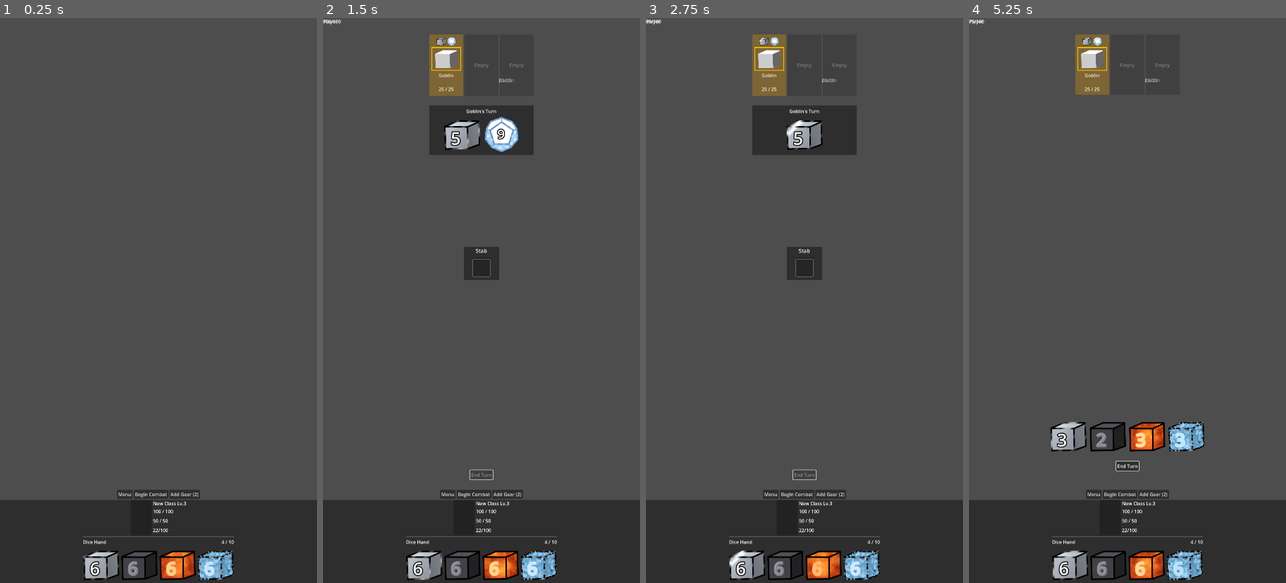
Above: before the commit, frames 1-4 (left to right).
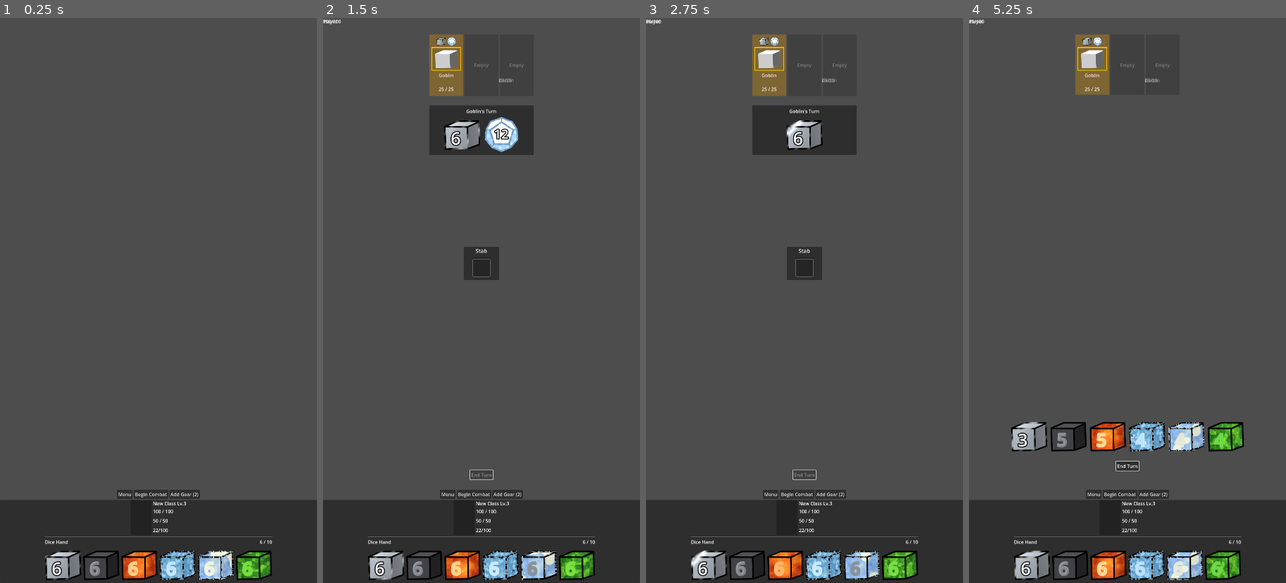
Above: after the commit, the same moments.

Repository: smugmonster66-design/godot-dice-rpg
Game: Godot game, scene res://scenes/game/map_scene.tscn
Two runs of this game, one before a commit and one after it. Both use one fixed random seed, a clock stepped at 60 frames per second and the inputs below.
Inputs (mouse positions are in pixels of both pictures, inside the frame that each line leads up to):
- Up to frame 1 (0.25 s): no input
- Up to frame 2 (1.5 s): click "Begin Combat" at 0.5 s; click "End Turn" at 1.25 s
- Up to frame 3 (2.75 s): tap Enter at 2 s; drag from (769, 63) to (836, 176) at 2.02 s
- Up to frame 4 (5.25 s): drag from (1127, 63) to (1111, 413) at 2.77 s; click "End Turn" at 3.5 s; move the mouse to (1162, 63) at 4.27 s; click (1162, 63) at 4.42 s; drag from (1127, 260) to (1032, 215) at 5.02 s

The runs differ from the first frame. In frame 1, 2.9% of the frame differs, in the area x 14-86%, y 91-100%; in frame 2, 3.1%; in frame 3, 3.0%; in frame 4, 5.8%, in the area x 0-87%, y 0-100%.

Commit message:
update just before reorganizing game layers

Diff:
--- /dev/null
+++ b/resources/dice/base elemental dice/d6_poison.tres
@@ -0,0 +1,15 @@
+[gd_resource type="Resource" script_class="DieResource" load_steps=6 format=3 uid="uid://cfl45vqle17ud"]
+
+[ext_resource type="Resource" path="res://resources/affixes/elements/poison_element.tres" id="1_2xkib"]
+[ext_resource type="Texture2D" uid="uid://dr42i14gm0fjv" path="res://assets/dice/d6-basic-fill.png" id="2_f7bkc"]
+[ext_resource type="Script" uid="uid://s6ivem1wgjrx" path="res://resources/data/dice_affix.gd" id="3_7u40d"]
+[ext_resource type="Script" uid="uid://d3l85pyscg85h" path="res://resources/data/die_resource.gd" id="4_0ook2"]
+[ext_resource type="Texture2D" uid="uid://bur1msy570ruf" path="res://assets/dice/d6-basic-stroke.png" id="5_hnpav"]
+
+[resource]
+script = ExtResource("4_0ook2")
+display_name = "D6"
+element = 7
+element_affix = ExtResource("1_2xkib")
+fill_texture = ExtResource("2_f7bkc")
+stroke_texture = ExtResource("5_hnpav")
--- /dev/null
+++ b/resources/dice/base elemental dice/d6_shock.tres
@@ -0,0 +1,15 @@
+[gd_resource type="Resource" script_class="DieResource" load_steps=6 format=3 uid="uid://cxxmf2cusj1uo"]
+
+[ext_resource type="Resource" path="res://resources/affixes/elements/shock_element.tres" id="1_vlkgh"]
+[ext_resource type="Texture2D" uid="uid://dr42i14gm0fjv" path="res://assets/dice/d6-basic-fill.png" id="2_3fhab"]
+[ext_resource type="Script" uid="uid://s6ivem1wgjrx" path="res://resources/data/dice_affix.gd" id="3_2fyku"]
+[ext_resource type="Script" uid="uid://d3l85pyscg85h" path="res://resources/data/die_resource.gd" id="4_essy5"]
+[ext_resource type="Texture2D" uid="uid://bur1msy570ruf" path="res://assets/dice/d6-basic-stroke.png" id="5_cmwn3"]
+
+[resource]
+script = ExtResource("4_essy5")
+display_name = "D6"
+element = 6
+element_affix = ExtResource("1_vlkgh")
+fill_texture = ExtResource("2_3fhab")
+stroke_texture = ExtResource("5_cmwn3")
--- a/resources/player_classes/warrior.tres
+++ b/resources/player_classes/warrior.tres
@@ -9,13 +9,15 @@
 [ext_resource type="Resource" uid="uid://l2yabmsdy176" path="res://resources/dice/base elemental dice/d6_slashing.tres" id="7_wtd5a"]
 [ext_resource type="Resource" uid="uid://b5ueqg374e25a" path="res://resources/dice/base elemental dice/d6_fire.tres" id="8_wtd5a"]
 [ext_resource type="Resource" uid="uid://nebufhkvm6a4" path="res://resources/dice/base elemental dice/d6_ice.tres" id="9_1cmot"]
+[ext_resource type="Resource" uid="uid://cxxmf2cusj1uo" path="res://resources/dice/base elemental dice/d6_shock.tres" id="10_57q0a"]
+[ext_resource type="Resource" uid="uid://cfl45vqle17ud" path="res://resources/dice/base elemental dice/d6_poison.tres" id="11_t4woy"]
 
 [resource]
 script = ExtResource("1_3nn7d")
 base_health = 120
 mana_per_level = 0
 strength_per_level = 2.0
-starting_dice = Array[ExtResource("2_agdky")]([ExtResource("6_3jdp8"), ExtResource("7_wtd5a"), ExtResource("8_wtd5a"), ExtResource("9_1cmot")])
+starting_dice = Array[ExtResource("2_agdky")]([ExtResource("6_3jdp8"), ExtResource("7_wtd5a"), ExtResource("8_wtd5a"), ExtResource("9_1cmot"), ExtResource("10_57q0a"), ExtResource("11_t4woy")])
 skill_tree_1 = ExtResource("2_jreak")
 skill_tree_2 = ExtResource("3_6qkit")
 skill_tree_3 = ExtResource("4_3jdp8")
--- a/scenes/game/game_root.tscn
+++ b/scenes/game/game_root.tscn
@@ -13,3 +13,10 @@
 
 [node name="CombatScene" parent="." instance=ExtResource("2_n6w2t")]
 visible = false
+visibility_layer = 512
+
+[node name="CombatScene2" parent="." instance=ExtResource("2_n6w2t")]
+visible = false
+visibility_layer = 512
+
+[node name="CanvasLayer" type="CanvasLayer" parent="."]
Not shown: 1 places in resources/player_classes/warrior.tres that only renumber resources
